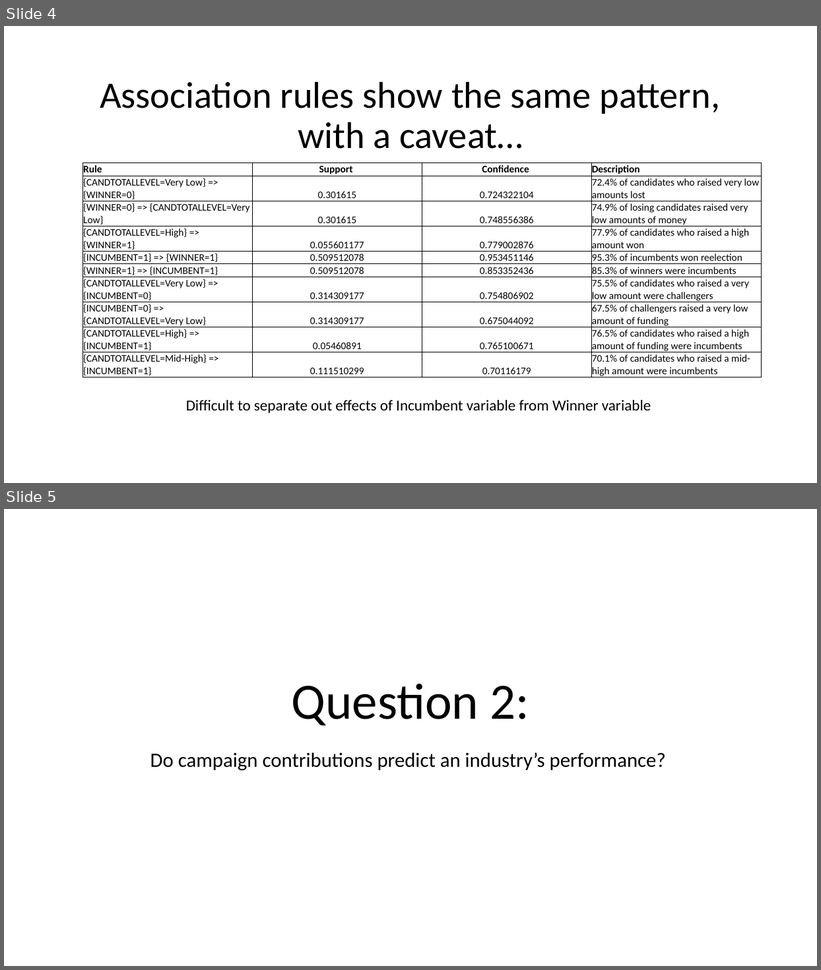
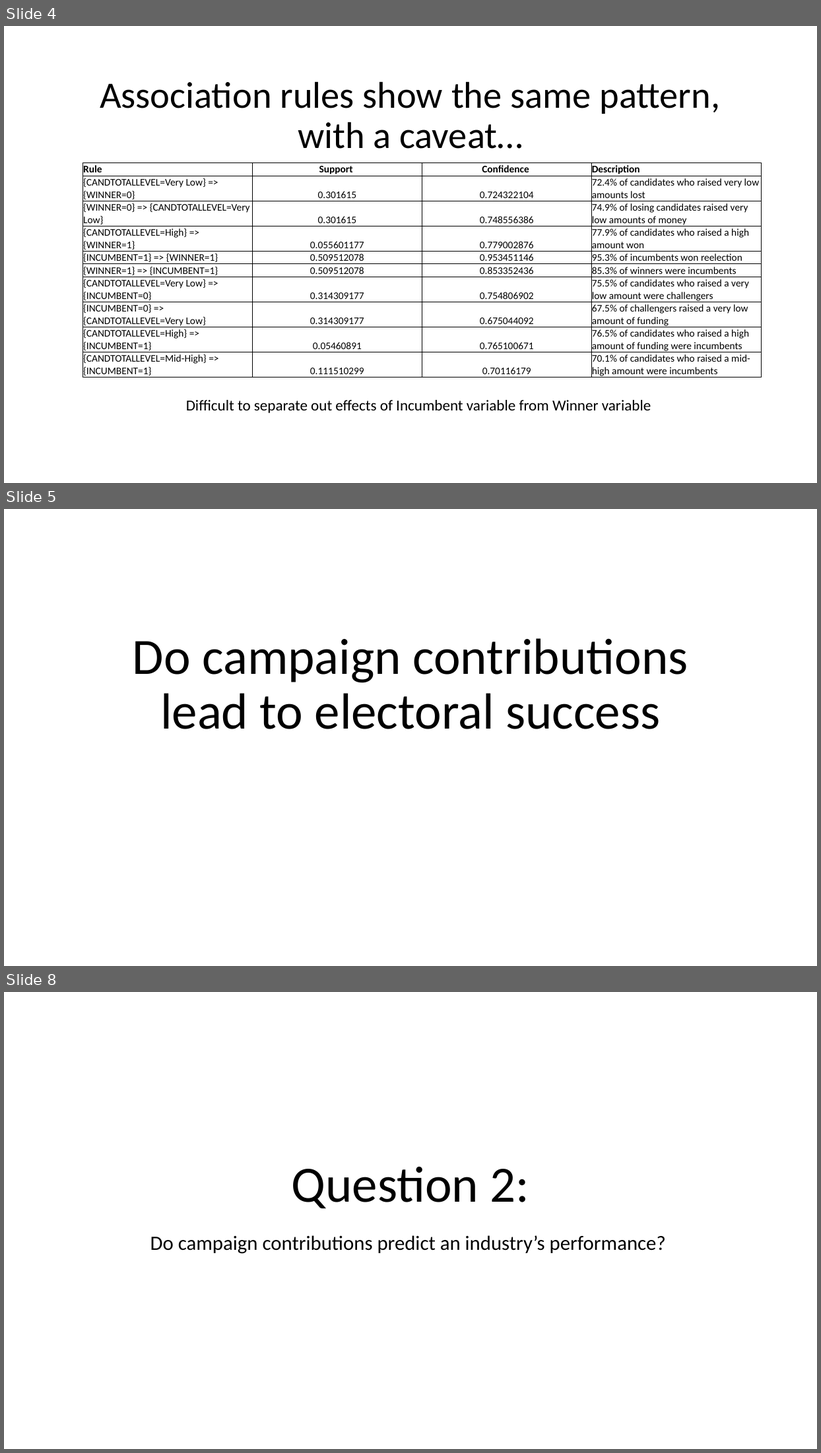
Before and after one commit to arifyali/50-percent-Chance-of-Awesome, a slide deck: Josh Slides.pptx. Shown one above the other, each under a label of ours: slides 4 and 5 before the commit, slides 4, 5 and 8 after it; the slides between them are not shown. The pictures are 821x970 and 821x1453 pixels, drawn with LibreOffice and Linux fonts; fonts in the diff are those of the drawing. Boxes give left, top, right and bottom in pixels: in the first picture for what was removed or moved away, otherwise in the second. Text is boxed around its words. In the diff, an @@ line names an element or a change of style, - is before the commit and + after.

```diff
--- a/Josh Slides.pptx
+++ b/Josh Slides.pptx
@@ slide 5 added at (x1=4, y1=509, x2=817, y2=966), background #FFFFFF @@
@@ title added at (x1=133, y1=638, x2=688, y2=729), 60 pt, text #000000 @@
+Do campaign contributions lead to electoral success
@@ what was slide 5 is now slide 8 @@
```
Also in this commit, not shown: 2 other slides added, 4 other files.
